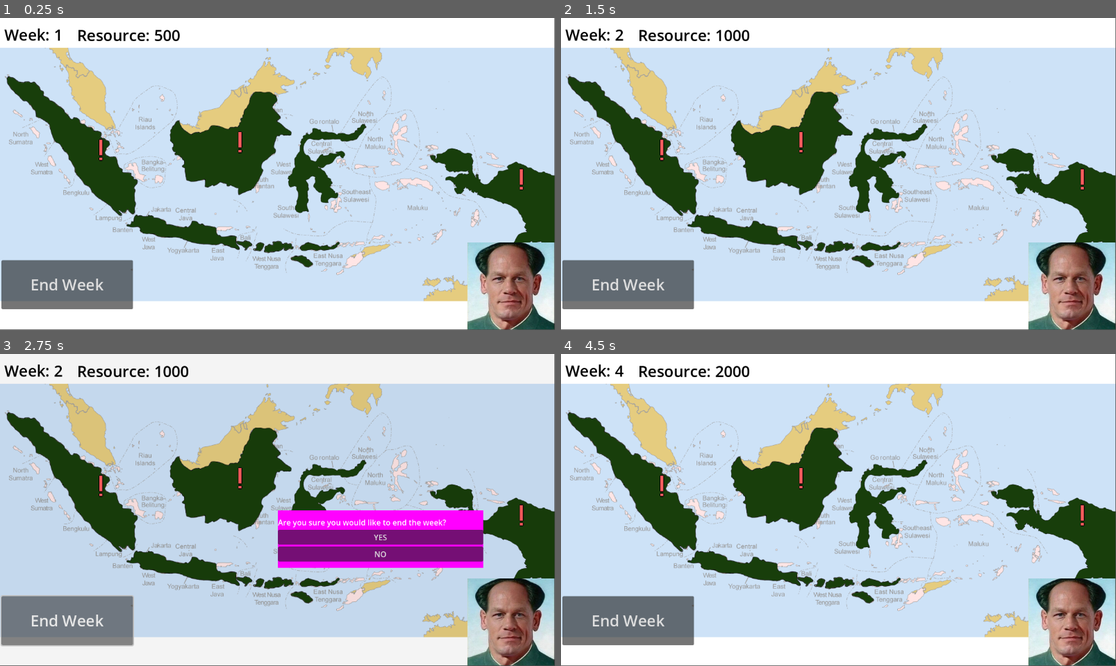
Above: before the commit, frames 1-4 (two rows, left to right).
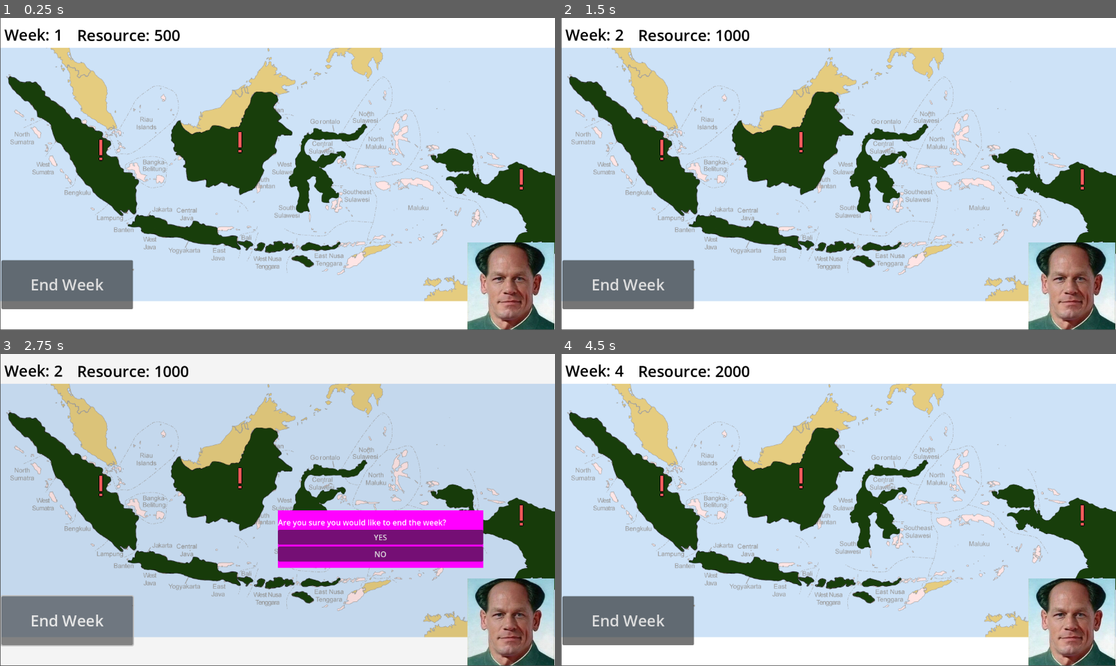
Above: after the commit, the same moments.

Repository: SSSalvan/O.M.G.A.M.M.A
Game: Godot game, scene res://scenes/main_gameplay.tscn
Same seed, same stepped clock (60 frames per second), same inputs: the game is played once before the commit and once after it. This scene is started directly instead of the project's main scene.
Inputs:
- Up to frame 1 (0.25 s): no input
- Up to frame 2 (1.5 s): click "End Week" at 0.5 s; click "YES" at 1.25 s
- Up to frame 3 (2.75 s): click "End Week" at 2 s
- Up to frame 4 (4.5 s): click "YES" at 2.75 s; click "End Week" at 3.5 s; click "YES" at 4.25 s

The runs differ from the first frame. In frame 1, 5.3% of the frame differs, in the area x 0-100%, y 0-100%; in frame 2, 5.3%; in frame 3, 4.5%; in frame 4, 5.3%.

Commit message:
Edit2

Diff:
--- /dev/null
+++ b/calamity-control/scenes/Status_Report.tscn
@@ -0,0 +1,30 @@
+[gd_scene load_steps=2 format=3 uid="uid://d2cmcy5uvx6xj"]
+
+[ext_resource type="Script" path="res://scripts/background_blocker.gd" id="1_3yhyh"]
+
+[node name="Node2D" type="Node2D"]
+
+[node name="Status_Report" type="Control" parent="."]
+layout_mode = 3
+anchors_preset = 0
+offset_right = 40.0
+offset_bottom = 40.0
+
+[node name="BackgroundBlocker" type="ColorRect" parent="Status_Report"]
+layout_mode = 1
+anchors_preset = 15
+anchor_right = 1.0
+anchor_bottom = 1.0
+offset_left = -2615.0
+offset_top = -1528.0
+offset_right = 3159.0
+offset_bottom = 1411.0
+grow_horizontal = 2
+grow_vertical = 2
+color = Color(0, 0, 0, 0.101961)
+script = ExtResource("1_3yhyh")
+
+[node name="Status Report" type="TextureRect" parent="Status_Report"]
+layout_mode = 0
+offset_right = 1152.0
+offset_bottom = 648.0
--- a/calamity-control/scenes/main_gameplay.tscn
+++ b/calamity-control/scenes/main_gameplay.tscn
@@ -5,10 +5,6 @@
 [ext_resource type="Texture2D" uid="uid://op1m8qxb0iuq" path="res://assets/ui/Placeholder UI/Zhong_Xina.jpg" id="2_rvc38"]
 [ext_resource type="Texture2D" uid="uid://cnh1fpbju5oaf" path="res://assets/sprites/c28d9b63d3255b4355e0f4b18e3e80e5_t-Photoroom.png" id="3_xa1hq"]
 [ext_resource type="Script" path="res://scripts/Sprite_click.gd" id="4_r8kal"]
-
-[sub_resource type="CapsuleShape2D" id="CapsuleShape2D_r640c"]
-radius = 55.3432
-height = 325.149
 
 [sub_resource type="GDScript" id="GDScript_kpdcs"]
 script/source = "extends Sprite2D
@@ -38,6 +34,10 @@
 
 "
 
+[sub_resource type="CapsuleShape2D" id="CapsuleShape2D_r640c"]
+radius = 55.3432
+height = 325.149
+
 [node name="MainGameplay" type="Node2D"]
 
 [node name="Images" type="Control" parent="."]
@@ -49,9 +49,9 @@
 
 [node name="MapBackground" type="TextureRect" parent="Images"]
 layout_mode = 0
-offset_left = -578.0
+offset_left = -575.0
 offset_top = -324.0
-offset_right = 575.0
+offset_right = 576.0
 offset_bottom = 323.0
 texture = ExtResource("1_o62m6")
 expand_mode = 2
@@ -68,32 +68,32 @@
 [node name="GameManager" type="Node" parent="."]
 script = ExtResource("2_qg8ic")
 
-[node name="Camera2D" type="Camera2D" parent="GameManager"]
-
-[node name="Area2D" type="Area2D" parent="GameManager/Camera2D"]
-
-[node name="CollisionShape2D" type="CollisionShape2D" parent="GameManager/Camera2D/Area2D"]
-position = Vector2(-405, -60)
-rotation = -0.825563
-shape = SubResource("CapsuleShape2D_r640c")
-
-[node name="Action_Needed" type="Sprite2D" parent="GameManager/Camera2D"]
+[node name="Action_Needed" type="Sprite2D" parent="GameManager"]
 position = Vector2(-366, -50)
 scale = Vector2(0.108824, 0.142647)
 texture = ExtResource("3_xa1hq")
 script = ExtResource("4_r8kal")
 
-[node name="Action_Needed2" type="Sprite2D" parent="GameManager/Camera2D"]
+[node name="Action_Needed2" type="Sprite2D" parent="GameManager"]
 position = Vector2(-77, -66)
 scale = Vector2(0.108824, 0.142647)
 texture = ExtResource("3_xa1hq")
 script = SubResource("GDScript_kpdcs")
 
-[node name="Action_Needed3" type="Sprite2D" parent="GameManager/Camera2D"]
+[node name="Action_Needed3" type="Sprite2D" parent="GameManager"]
 position = Vector2(507, 11)
 scale = Vector2(0.108824, 0.142647)
 texture = ExtResource("3_xa1hq")
 script = SubResource("GDScript_7pf3y")
+
+[node name="Area2D" type="Area2D" parent="GameManager"]
+
+[node name="CollisionShape2D" type="CollisionShape2D" parent="GameManager/Area2D"]
+position = Vector2(-405, -60)
+rotation = -0.825563
+shape = SubResource("CapsuleShape2D_r640c")
+
+[node name="Camera2D" type="Camera2D" parent="GameManager"]
 
 [node name="Week Counter" type="Label" parent="GameManager"]
 offset_left = -567.0
